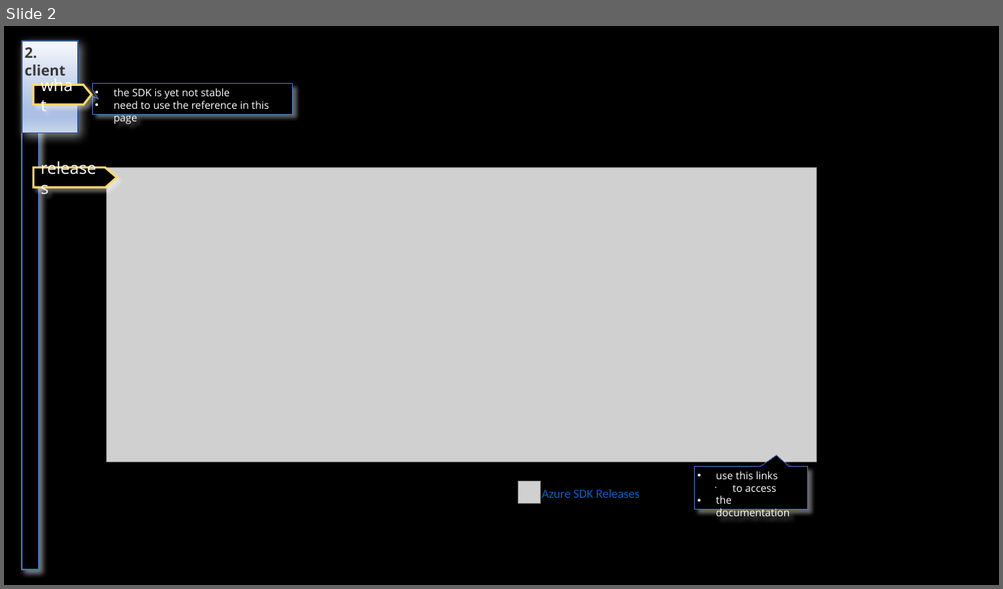
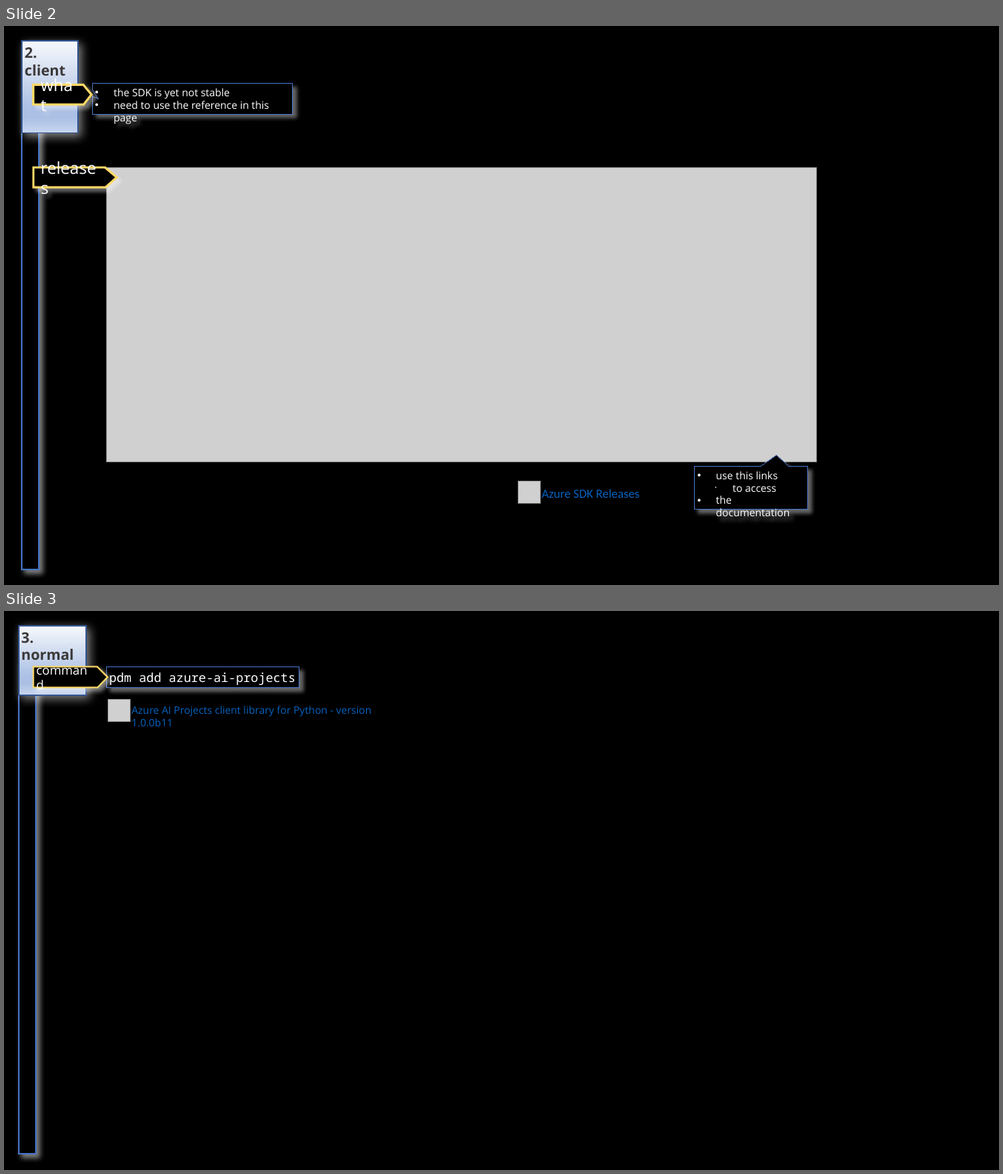
Before and after one commit to 1010836/portfolio, a slide deck: foundry/_reference/client.odp. Shown one above the other, each under a label of ours: slide 2 before the commit, slides 2 and 3 after it. The pictures are 1003x589 and 1003x1174 pixels, drawn with LibreOffice and Linux fonts; fonts in the diff are those of the drawing; grey boxes stand for pictures. Boxes give left, top, right and bottom in pixels: in the first picture for what was removed or moved away, otherwise in the second. Text is boxed around its words. In the diff, an @@ line names an element or a change of style, - is before the commit and + after.

```diff
--- a/foundry/_reference/client.odp
+++ b/foundry/_reference/client.odp
@@ slide 3 added at (4, 611, 999, 1170), background #000000 @@
@@ title added at (19, 626, 87, 650), fill gradient #F6F8FC to #ABC0E4 to #C7D5ED, outline #325490 1.42 pt, 14 pt, text #3B3838, bold @@
+3. normal
@@ rectangle added at (19, 661, 36, 1154), fill #000000, outline #4472C4 1.42 pt @@
@@ freeform shape added at (33, 667, 107, 688), fill #000000, outline #FFD966 1.42 pt, 12 pt, text #FFFFFF @@
+command
@@ speech box added at (106, 667, 299, 688), fill #000000, outline #4472C4 0 pt, 12 pt, text #FFFFFF @@
+pdm add azure-ai-projects
@@ picture added at (108, 699, 130, 721) @@
@@ text added at (131, 706, 372, 726), 10 pt, text #0563C1 @@
+Azure AI Projects client library for Python - version 1.0.0b11
```
Also in this commit, not shown: 4 slides changed, 3 other files.
